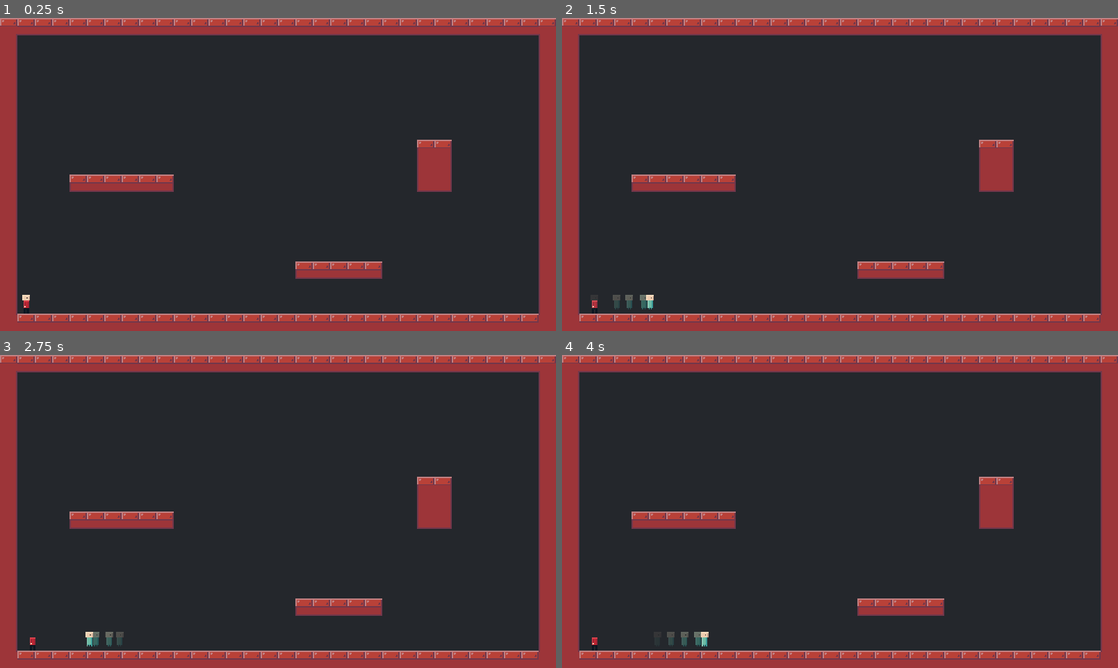
Above: before the commit, frames 1-4 (two rows, left to right).
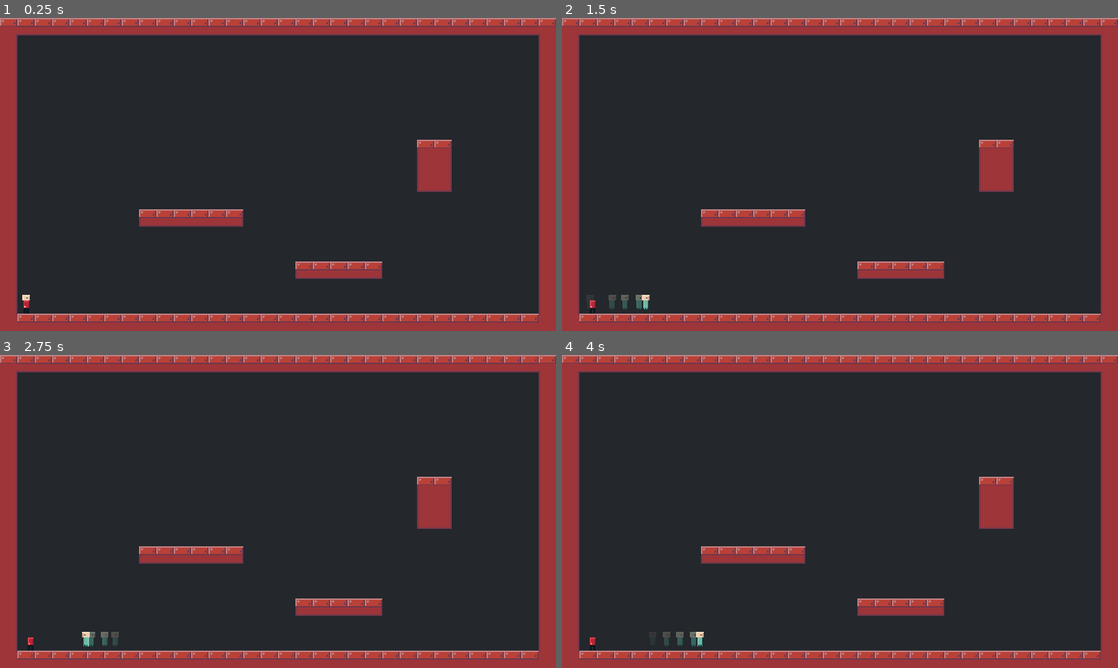
Above: after the commit, the same moments.

Repository: Lunatic-Games/kill-me-now
Game: Godot game, scene res://levels/level_test.tscn
Same seed, same stepped clock (60 frames per second), same inputs: the game is played once before the commit and once after it.
Inputs:
- Up to frame 1 (0.25 s): no input
- Up to frame 2 (1.5 s): tap Enter at 0.5 s; hold D (move_right) from 0.53 s (still down); tap E (action_soul_mode, bound only before the commit) at 0.6 s; tap Space (action_jump, bound only before the commit) at 0.77, 1.07 s; tap Q (interact, bound only after the commit) at 0.8, 1.35 s
- Up to frame 3 (2.75 s): tap Space (action_jump, bound only before the commit) at 1.52, 1.55, 1.82, 2.1 s; release D (move_right) at 2.03 s; hold A (move_left) from 2.03 s (still down); tap E (action_soul_mode, bound only before the commit) at 2.3 s
- Up to frame 4 (4 s): release A (move_left) at 2.78 s; hold D (move_right) from 2.78 s (still down); tap E (action_soul_mode, bound only before the commit) at 2.85 s; tap Space (action_jump, bound only before the commit) at 3.02, 3.32, 3.77, 3.8 s; tap Q (interact, bound only after the commit) at 3.05, 3.6 s

The runs differ from the first frame. In frame 1, 2.1% of the frame differs, in the area x 12-44%, y 50-67%; in frame 2, 2.4%; in frame 3, 2.4%; in frame 4, 2.4%, in the area x 5-44%, y 50-95%.

Commit message:
Reworked player movement

Diff:
--- a/levels/level_test.tscn
+++ b/levels/level_test.tscn
@@ -11,5 +11,7 @@
 [node name="TileMap" type="TileMap" parent="."]
 tile_set = ExtResource( 1 )
 cell_size = Vector2( 32, 32 )
+collision_layer = 3
+collision_mask = 3
 format = 1
-tile_data = PoolIntArray( 65535, 0, 65537, 0, 0, 131072, 1,  …(998 unchanged characters)… 5359, 0, 196608, 589824, 0, 327681, 589828, 0, 1, 589829, 0, 3, 589830, 0, 3, 589831, 0, 3, 589832, 0, 3, 589833, 0, 2, 589848, 0, 196611, 589849, 0, 262144, 589855, 0, 196608, 589856, 0, 327681, 720895, 0, 196608, 655360, 0, 327681, 655391, 0, 196608, 655392, 0, 327681, 786431, 0, 196608, 720896, 0, 327681, 720927, 0, 196608, 720928, 0, 327681,  …(1785 unchanged characters)…
+tile_data = PoolIntArray( 65535, 0, 65537, 0, 0, 131072, 1,  …(998 unchanged characters)… 5359, 0, 196608, 589824, 0, 327681, 589848, 0, 196611, 589849, 0, 262144, 589855, 0, 196608, 589856, 0, 327681, 720895, 0, 196608, 655360, 0, 327681, 655391, 0, 196608, 655392, 0, 327681, 786431, 0, 196608, 720896, 0, 327681, 720904, 0, 1, 720905, 0, 3, 720906, 0, 3, 720907, 0, 3, 720908, 0, 3, 720909, 0, 2, 720927, 0, 196608, 720928, 0, 327681,  …(1785 unchanged characters)…
--- a/player/player.gd
+++ b/player/player.gd
@@ -1,72 +1,77 @@
 extends KinematicBody2D
 
 
-var mode_changed = false
-
-var motion = Vector2()
-var facing_right = true
-const BODY_SPEED = 175
-const SOUL_SPEED = 200
-
-var remaining_jumps = 0
-const JUMP_SPEED = 250
-const NUM_JUMPS = 1
-
-const GRAVITY_RATE = 8
+const SPEED_ACCELERATION = 25
+const SPEED_MAX = 150
+const NUM_JUMPS = 2
+const GRAVITY = 8
 const GRAVITY_CAP = 800
 const UP_DIRECTION = Vector2(0,-1)
+const JUMP_SPEED = 250
+
+var jumps_used = 0
+var velocity = Vector2(0, 0)
+
 
 func _physics_process(delta):
 	if has_node("Soul"):
-		if Input.is_action_just_pressed("action_soul_mode") && is_on_floor():
+		if Input.is_action_just_pressed("release_soul"):
 			release_soul()
 			return
-		if !is_on_floor():
-			if motion.y < GRAVITY_CAP:
-				motion.y += GRAVITY_RATE
-				if motion.y > GRAVITY_CAP:
-					motion.y = GRAVITY_CAP
-		if Input.is_action_just_pressed("ui_right"):
-			motion.x  += BODY_SPEED # TODO Accelerate to speed
-			mode_changed = false
-			face_direction("right")
-		if Input.is_action_just_pressed("ui_left"):
-			motion.x -= BODY_SPEED # TODO Accelerate to speed
-			mode_changed = false
-			face_direction("left")
-		if Input.is_action_just_released("ui_right") && !mode_changed:
-			motion.x -= BODY_SPEED # TODO Accelerate to speed
-		if Input.is_action_just_released("ui_left") && !mode_changed:
-			motion.x += BODY_SPEED # TODO Accelerate to speed
-		if Input.is_action_just_pressed("action_jump") && !is_on_ceiling() && remaining_jumps > 0:
-			motion.y = -JUMP_SPEED
-			remaining_jumps -= 1
-		if is_on_ceiling():
-			motion.y = 1
-		if is_on_floor():
-			remaining_jumps = NUM_JUMPS
-		move_and_slide(motion, UP_DIRECTION)
+
+		var movement = Vector2(0, 0)
+		if Input.is_action_pressed("move_left"):
+			movement.x -= 1
+			set_direction(-1)
+		if Input.is_action_pressed("move_right"):
+			movement.x += 1
+			set_direction(1)
+		if Input.is_action_just_pressed("jump") and jumps_used < NUM_JUMPS:
+			jumps_used += 1
+			velocity.y = -JUMP_SPEED
+
+		velocity += movement * SPEED_ACCELERATION
+		velocity.x = clamp(velocity.x, -SPEED_MAX, SPEED_MAX)
+
+	if is_on_floor():
+		jumps_used = 0
+	else:
+		velocity.y = min(velocity.y + GRAVITY, GRAVITY_CAP)
+	if is_on_ceiling():
+		velocity.y = max(0, velocity.y)
+	velocity = move_and_slide(velocity, UP_DIRECTION)
+	velocity.x = lerp(velocity.x, 0, 0.2)
 
 
 func release_soul():
-	motion = Vector2()
 	var soul = get_node("Soul")
 	var pos = soul.global_position
 	remove_child(soul)
 	get_parent().add_child(soul)
 	soul.global_position = pos
 	soul.free_from_body()
-	soul.velocity = Vector2(300, 0)
 
 
-func face_direction(direction):
-	if direction == "right":
-		if !facing_right:
-			scale.x = -1
-			facing_right = true
-		return
-	if direction == "left":
-		if facing_right:
-			scale.x = -1
-			facing_right = false
-		return
+func interact():
+	for area in $InteractArea.get_overlapping_areas():
+		if area.is_in_group("interactable") and area.has_method("interact"):
+			area.interact()
+
+
+func set_direction(dir_sign):
+	if has_node("Soul"):
+		get_node("Soul").set_direction(dir_sign)
+
+	$BodySprite.scale.x = dir_sign * abs($BodySprite.scale.x)
+	$BodyCollisionShape2D.scale.x = dir_sign * abs($BodyCollisionShape2D.scale.x)
+	$ReattachmentArea.scale.x = dir_sign * abs($ReattachmentArea.scale.x)
+
+
+func _on_InteractArea_area_entered(area):
+	if area.is_in_group("interactable") and area.has_method("interact_enter"):
+		area.interact_enter()
+
+
+func _on_InteractArea_area_exited(area):
+	if area.is_in_group("interactable") and area.has_method("interact_exit"):
+		area.interact_exit()
--- a/player/player.tscn
+++ b/player/player.tscn
@@ -9,6 +9,9 @@
 
 [sub_resource type="RectangleShape2D" id=2]
 extents = Vector2( 6, 7 )
+
+[sub_resource type="RectangleShape2D" id=3]
+extents = Vector2( 22, 24 )
 
 [node name="Player" type="KinematicBody2D"]
 script = ExtResource( 2 )
@@ -23,7 +26,6 @@
 texture = ExtResource( 1 )
 
 [node name="BodyCollisionShape2D" type="CollisionShape2D" parent="."]
-visible = false
 position = Vector2( -1, 7 )
 shape = SubResource( 1 )
 
@@ -36,3 +38,10 @@
 
 [node name="AttachmentPoint" type="Position2D" parent="."]
 position = Vector2( 0, 4 )
+
+[node name="InteractArea" type="Area2D" parent="."]
+
+[node name="CollisionShape2D" type="CollisionShape2D" parent="InteractArea"]
+shape = SubResource( 3 )
+[connection signal="area_entered" from="InteractArea" to="." method="_on_InteractArea_area_entered"]
+[connection signal="area_exited" from="InteractArea" to="." method="_on_InteractArea_area_exited"]
--- a/project.godot
+++ b/project.godot
@@ -74,14 +74,15 @@
 , Object(InputEventJoypadButton,"resource_local_to_scene":false,"resource_name":"","device":0,"button_index":13,"pressure":0.0,"pressed":false,"script":null)
  ]
 }
-action_jump={
+jump={
 "deadzone": 0.5,
 "events": [ Object(InputEventKey,"resource_local_to_scene":false,"resource_name":"","device":0,"alt":false,"shift":false,"control":false,"meta":false,"command":false,"pressed":false,"scancode":32,"unicode":0,"echo":false,"script":null)
  ]
 }
-action_soul_mode={
+release_soul={
 "deadzone": 0.5,
 "events": [ Object(InputEventKey,"resource_local_to_scene":false,"resource_name":"","device":0,"alt":false,"shift":false,"control":false,"meta":false,"command":false,"pressed":false,"scancode":69,"unicode":0,"echo":false,"script":null)
+, Object(InputEventJoypadButton,"resource_local_to_scene":false,"resource_name":"","device":-1,"button_index":1,"pressure":0.0,"pressed":false,"script":null)
  ]
 }
 move_left={
@@ -112,6 +113,12 @@
 , Object(InputEventJoypadButton,"resource_local_to_scene":false,"resource_name":"","device":-1,"button_index":13,"pressure":0.0,"pressed":false,"script":null)
  ]
 }
+interact={
+"deadzone": 0.5,
+"events": [ Object(InputEventKey,"resource_local_to_scene":false,"resource_name":"","device":0,"alt":false,"shift":false,"control":false,"meta":false,"command":false,"pressed":false,"scancode":81,"unicode":0,"echo":false,"script":null)
+, Object(InputEventJoypadButton,"resource_local_to_scene":false,"resource_name":"","device":-1,"button_index":0,"pressure":0.0,"pressed":false,"script":null)
+ ]
+}
 
 [rendering]
 
--- a/soul/soul.gd
+++ b/soul/soul.gd
@@ -3,6 +3,7 @@
 
 const SPEED_ACCELERATION = 15
 const SPEED_MAX = 100
+const RELEASE_VELOCITY = 300
 
 var is_free = false
 var can_reattach = false
@@ -24,10 +25,12 @@
 		movement.y -= 1
 	if Input.is_action_pressed("move_right"):
 		movement.x += 1
+		set_direction(1)
 	if Input.is_action_pressed("move_down"):
 		movement.y += 1
 	if Input.is_action_pressed("move_left"):
 		movement.x -= 1
+		set_direction(-1)
 
 	if velocity.length() < SPEED_MAX:
 		velocity += movement * SPEED_ACCELERATION
@@ -39,7 +42,7 @@
 func free_from_body():
 	is_free = true
 	$Particles2D.emitting = true
-	$CollisionShape2D.disabled = true
+	velocity.x = sign($Sprite.scale.x) * RELEASE_VELOCITY
 	$ReattachCooldown.start()
 
 
@@ -60,3 +63,9 @@
 
 func _on_ReattachCooldown_timeout():
 	can_reattach = true
+
+
+func set_direction(dir_sign):
+	$Sprite.scale.x = dir_sign * abs($Sprite.scale.x)
+	$CollisionShape2D.scale.x = dir_sign * abs($CollisionShape2D.scale.x)
+	$AttachmentArea.scale.x = dir_sign * abs($AttachmentArea.scale.x)
Not shown: 1 places in player/player.tscn that only renumber resources
